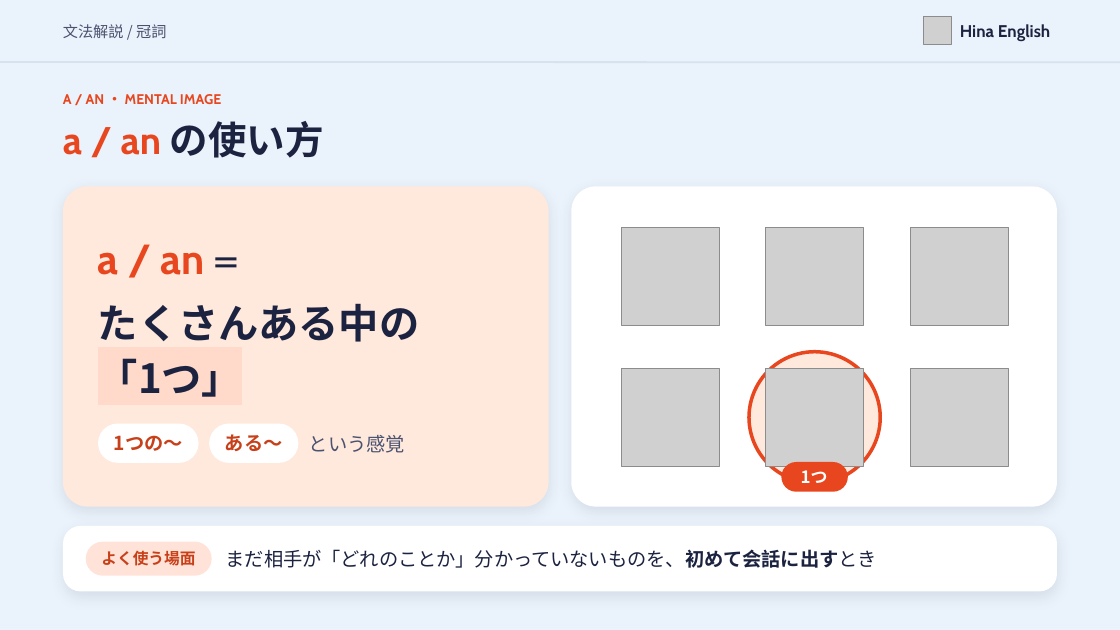
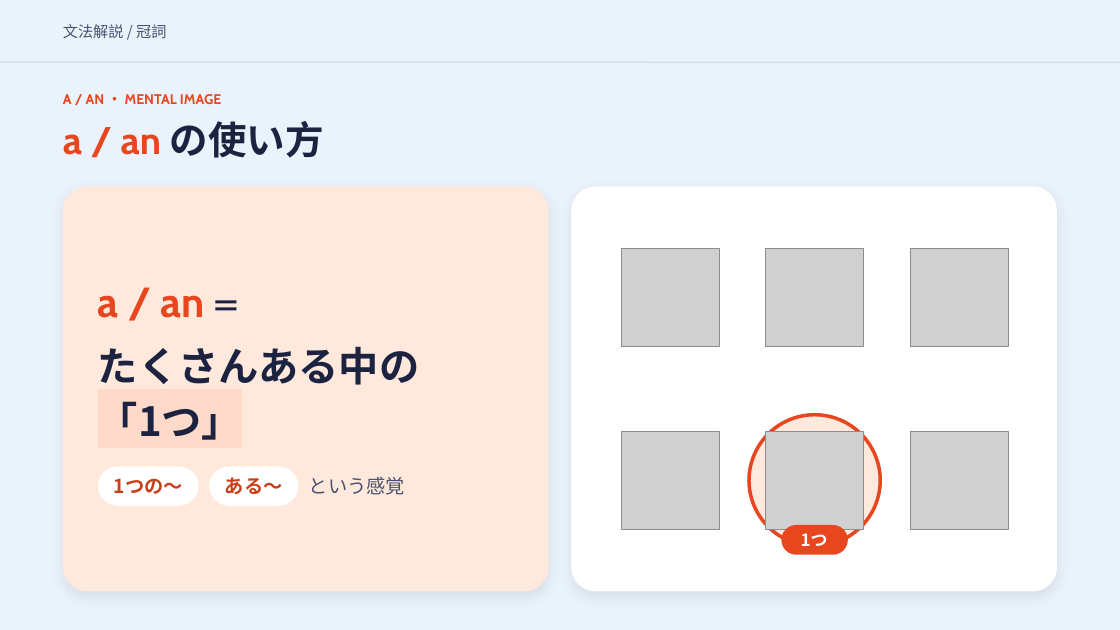
Before and after one commit to hinakajisaki-dev/hina-english, a slide deck: slide 4 of matome/a-the/a-the-slides.pptx. Drawn at 1120x630 pixels with LibreOffice and Linux fonts; fonts in the diff are those of the drawing; grey boxes stand for pictures. Boxes give left, top, right and bottom in pixels: in the first picture for what was removed or moved away, otherwise in the second. Text is boxed around its words. In the diff, an @@ line names an element or a change of style, - is before the commit and + after.

```diff
--- a/matome/a-the/a-the-slides.pptx
+++ b/matome/a-the/a-the-slides.pptx
@@ picture removed at box(923, 17, 951, 45) @@
@@ text removed at box(960, 24, 1050, 41) @@
-Hina English
@@ rounded rectangle: place and size @@
-rounded rectangle at box(63, 187, 549, 507)
+rounded rectangle at box(63, 187, 549, 592)
@@ rounded rectangle at box(63, 187, 549, 592): proportions changed @@
@@ rounded rectangle at box(571, 187, 1057, 592): proportions changed @@
@@ rounded rectangle: place and size @@
-rounded rectangle at box(571, 187, 1057, 507)
+rounded rectangle at box(571, 187, 1057, 592)
@@ 3 pictures: place and size @@
-3 pictures at box(622, 228, 1008, 326)
+3 pictures at box(622, 249, 1008, 347)
@@ 3 texts: place and size @@
-3 texts at box(114, 434, 405, 453)
+3 texts at box(114, 477, 405, 495)
@@ 3 texts, 2 rounded rectangles: place and size @@
-3 texts, 2 rounded rectangles at box(98, 252, 419, 463)
+3 texts, 2 rounded rectangles at box(98, 295, 419, 506)
@@ rounded rectangle removed at box(63, 526, 1057, 592) @@
@@ 3 pictures, 1 text, 1 ellipse, 1 rounded rectangle: place and size @@
-3 pictures, 1 text, 1 ellipse, 1 rounded rectangle at box(622, 352, 1008, 492)
+3 pictures, 1 text, 1 ellipse, 1 rounded rectangle at box(622, 415, 1008, 555)
@@ rounded rectangle removed at box(86, 542, 212, 576) @@
@@ text removed at box(101, 550, 195, 566) @@
-よく使う場面
@@ text removed at box(226, 549, 877, 568) @@
-まだ相手が「どれのことか」分かっていないものを、初めて会話に出すとき
```
Also in this commit, not shown: 18 other slides changed, 1 slide removed, 9 other files.
